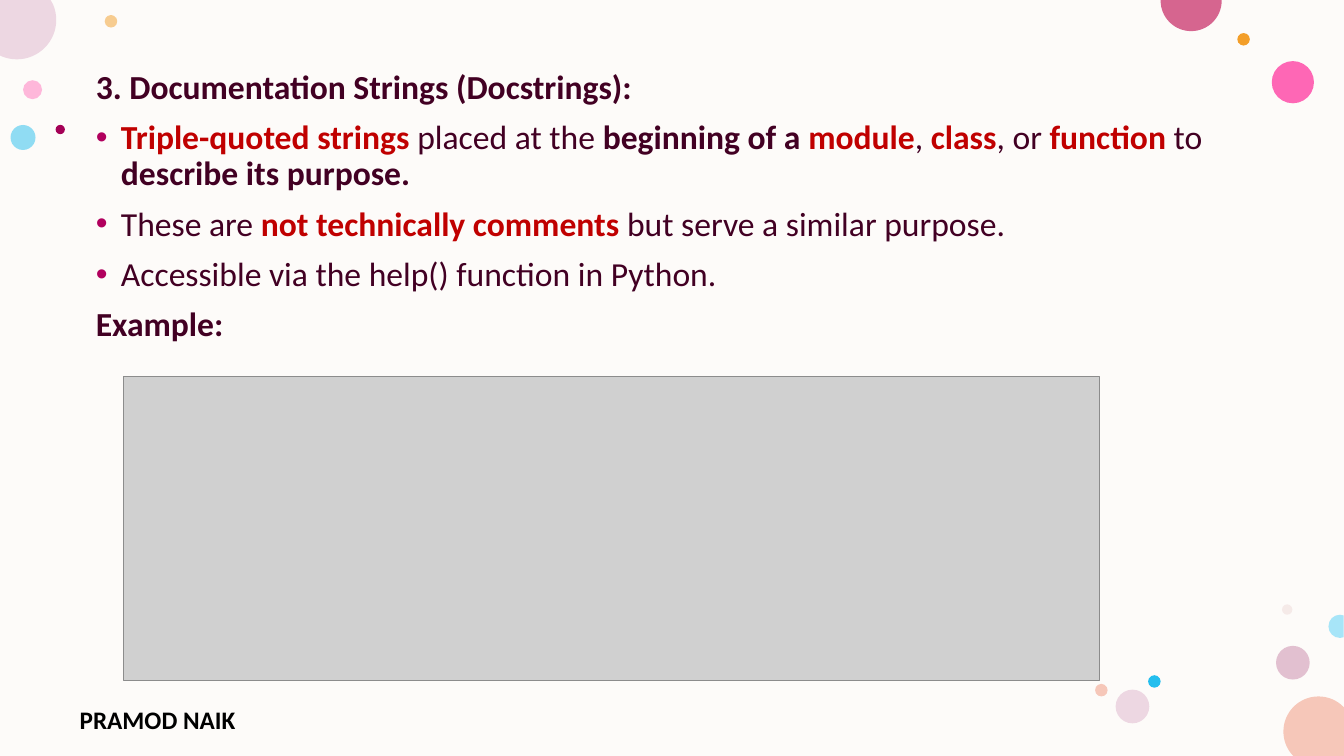
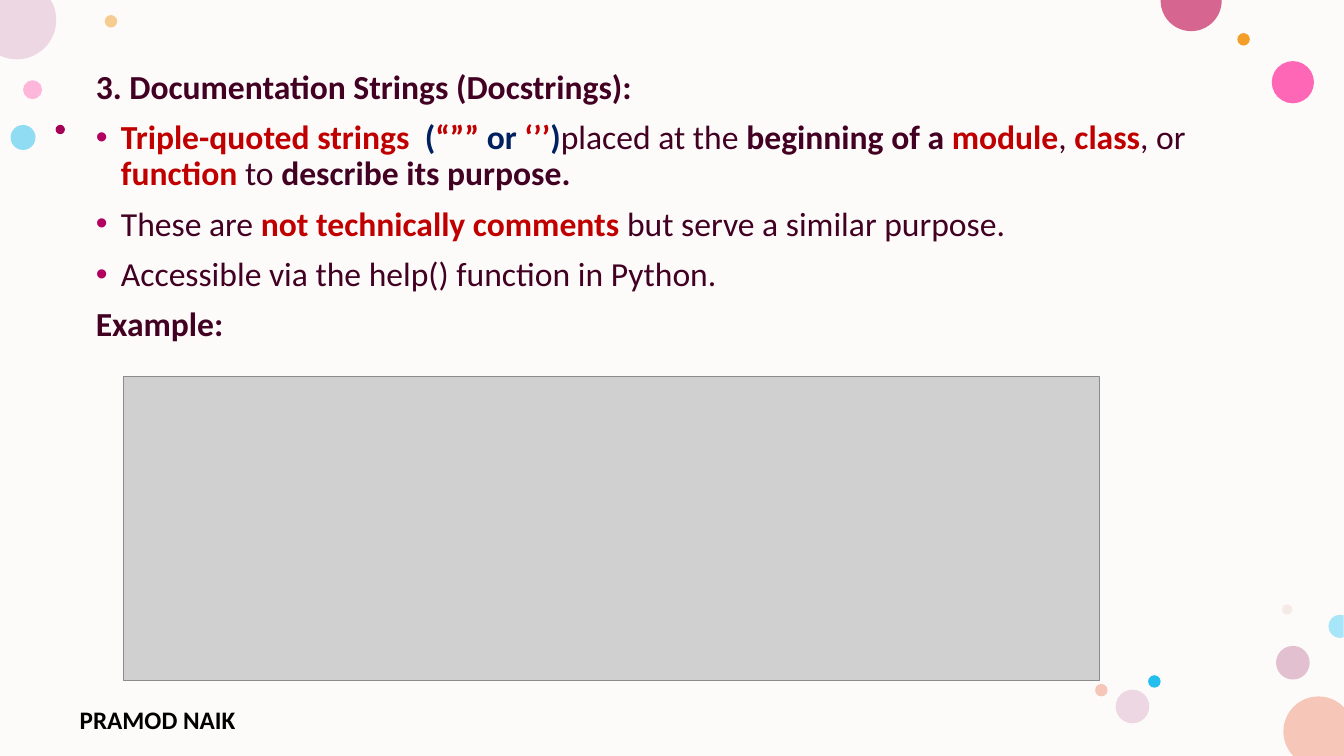
Before and after one commit to PRAMOD-VISHNU-NAIK/MCA-4th-Sem-Python-Shridevi-College, a slide deck: slide 27 of Theory Class-Notes/Module-1 Python Basic Concepts and Programming.pptx. Drawn at 1344x756 pixels with LibreOffice and Linux fonts; fonts in the diff are those of the drawing; grey boxes stand for pictures; background and template pictures are left out. Boxes give left, top, right and bottom in pixels: in the first picture for what was removed or moved away, otherwise in the second. Text is boxed around its words. In the diff, an @@ line names an element or a change of style, - is before the commit and + after.

```diff
--- a/Theory Class-Notes/Module-1 Python Basic Concepts and Programming.pptx
+++ b/Theory Class-Notes/Module-1 Python Basic Concepts and Programming.pptx
@@ text at bbox=[121, 124, 1185, 191]: text changed @@
-• Triple-quoted strings placed at the beginning of a module, class, or function to describe its purpose.
+• Triple-quoted strings (“”” or ‘’’)placed at the beginning of a module, class, or function to describe its purpose.
```
Also in this commit, not shown: 3 other slides changed, 75 slides added, 1 other file.
